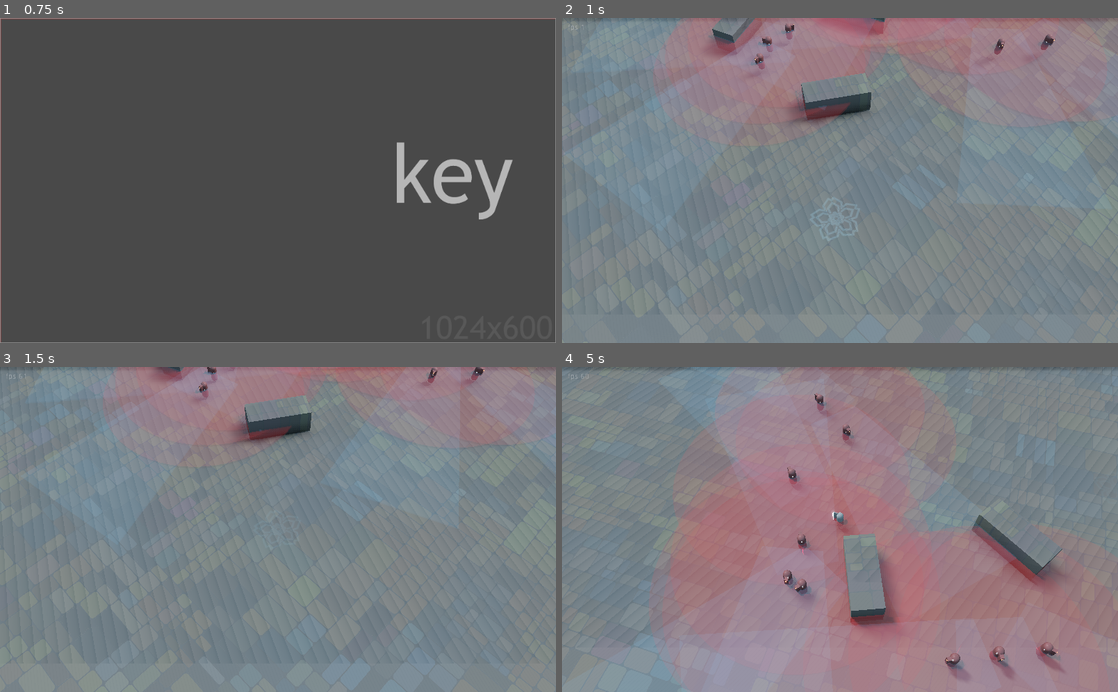
Above: before the commit, frames 1-4 (two rows, left to right).
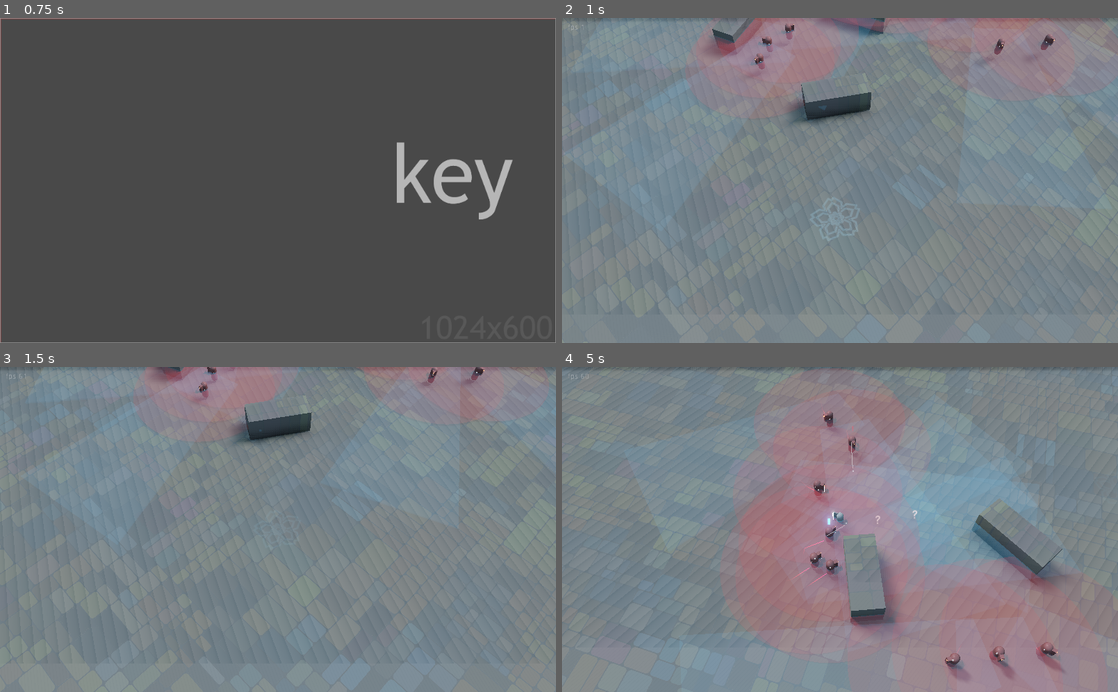
Above: after the commit, the same moments.

Repository: ioxu/key
Game: Godot game, scene res://scenes/splash.tscn
Same seed, same stepped clock (60 frames per second), same inputs: the game is played once before the commit and once after it.
Inputs (mouse positions are in pixels of both pictures, inside the frame that each line leads up to):
- Up to frame 1 (0.75 s): tap Enter at 0.5 s; move the mouse to (400, 164) at 0.52 s; hold D (move_right) from 0.53 s (still down); hold Left (camera_rotate_left) from 0.53 s (still down); click (400, 164) at 0.67 s
- Up to frame 2 (1 s): keep holding D (move_right); keep holding Left (camera_rotate_left); tap Space (jump) at 0.77 s
- Up to frame 3 (1.5 s): move the mouse to (166, 545) at 1.27 s; release D (move_right) at 1.28 s; release Left (camera_rotate_left) at 1.28 s; hold S (move_down) from 1.28 s (still down); tap Right (camera_rotate_right) at 1.35 s
- Up to frame 4 (5 s): tap Space (jump) at 1.52, 3.02, 3.77, 4.52 s; move the mouse to (895, 458) at 2.02 s; release S (move_down) at 2.03 s; hold D (move_right) 2.03-2.78 s; click (895, 458) at 2.1 s; move the mouse to (812, 594) at 2.77 s; hold W (move_up) 2.78-3.53 s; tap Left (camera_rotate_left) at 2.85 s; click (812, 594) at 2.92 s; move the mouse to (1006, 578) at 3.52 s; hold Right (camera_rotate_right) 3.53-4.28 s; hold A (move_left) from 3.53 s (still down); move the mouse to (673, 480) at 4.27 s; click (673, 480) at 4.35 s

Frame 1 is identical in both runs. In frame 2, 4.7% of the frame differs, in the area x 18-100%, y 0-33%; in frame 3, 2.8%; in frame 4, 25%, in the area x 18-99%, y 0-100%.

Commit message:
NPC communication, resolves #2

Diff:
--- a/data/enemies/Enemy.gd
+++ b/data/enemies/Enemy.gd
@@ -54,7 +54,7 @@
 
 signal notify_allies
 onready var ally_notification_timer = Timer.new()
-var ally_notification_cooldown = 0.5
+var ally_notification_cooldown = 0.35
 
 
 func _ready():
--- a/data/enemies/Enemy.tscn
+++ b/data/enemies/Enemy.tscn
@@ -64,7 +64,7 @@
 extents = Vector3( 0.5, 1, 0.5 )
 
 [sub_resource type="CylinderShape" id=11]
-radius = 8.5
+radius = 6.0
 
 [sub_resource type="SpatialMaterial" id=12]
 flags_transparent = true
@@ -72,8 +72,8 @@
 
 [sub_resource type="CylinderMesh" id=13]
 material = SubResource( 12 )
-top_radius = 8.5
-bottom_radius = 8.5
+top_radius = 6.0
+bottom_radius = 6.0
 
 [node name="Enemy" type="KinematicBody" groups=[
 "Enemies",
